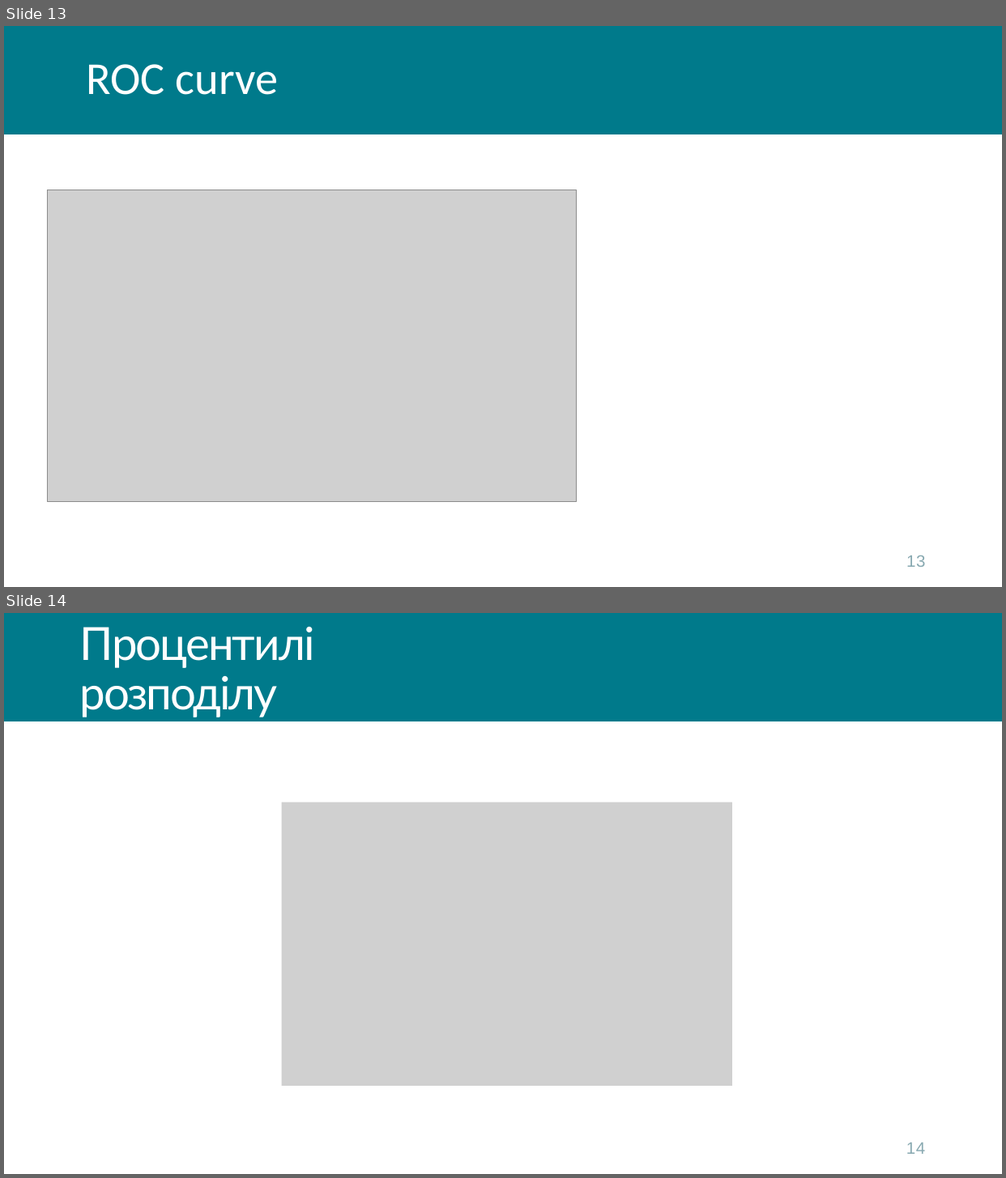
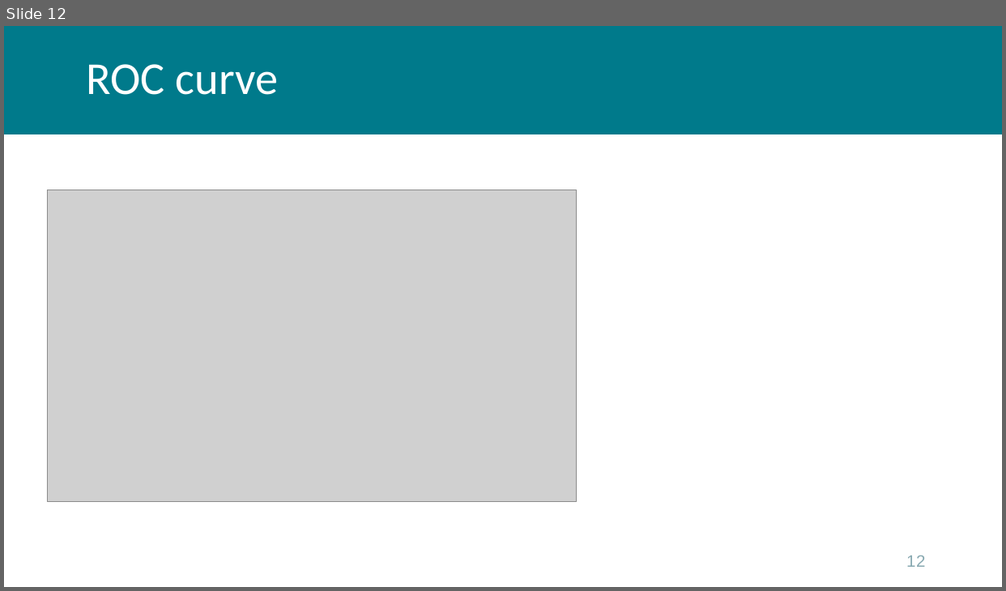
Before and after one commit to kleban/r-course-eng, a slide deck: pptx/00_Intro.pptx. Shown one above the other, each under a label of ours: slides 13 and 14 before the commit, slide 12 after it. The pictures are 1006x1178 and 1006x591 pixels, drawn with LibreOffice and Linux fonts; fonts in the diff are those of the drawing; grey boxes stand for pictures; background and template pictures are left out. Boxes give left, top, right and bottom in pixels: in the first picture for what was removed or moved away, otherwise in the second. Text is boxed around its words. In the diff, an @@ line names an element or a change of style, - is before the commit and + after.

```diff
--- a/pptx/00_Intro.pptx
+++ b/pptx/00_Intro.pptx
@@ slide 14 removed at [4,613,1002,1174], background #FFFFFF; not listed: 1 template element that a slide beside it also shows @@
@@ title removed at [80,627,450,722] @@
-Процентилі розподілу скорингових балів
@@ picture removed at [282,803,732,1086] @@
@@ page number removed at [906,1143,925,1154] @@
-14
@@ what was slide 13 is now slide 12 @@
@@ page number at [906,556,925,567]: text changed @@
-13
+12
```
Also in this commit, not shown: 2 slides changed, 1 slide added, 5 other slides removed.
